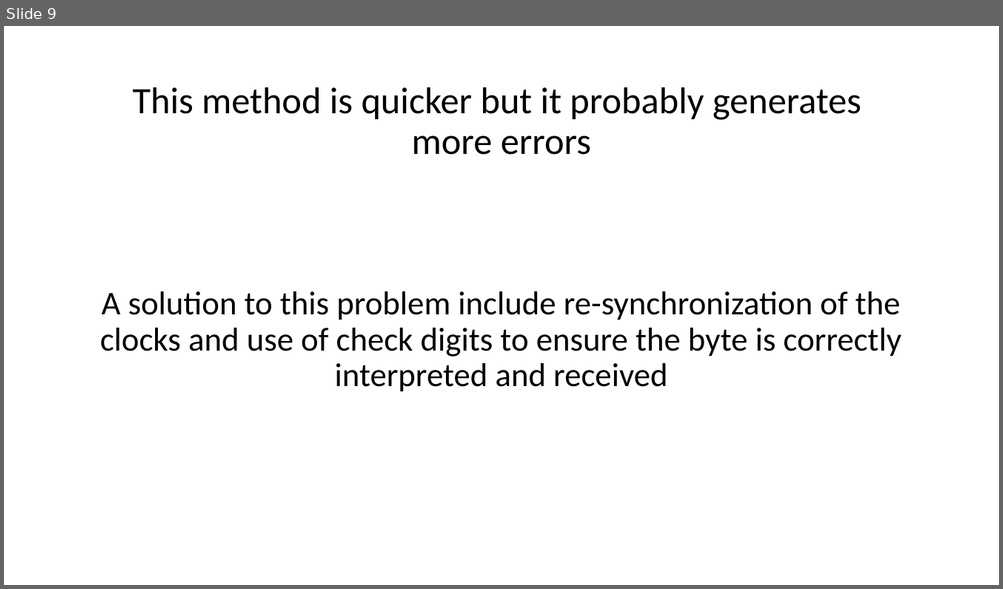
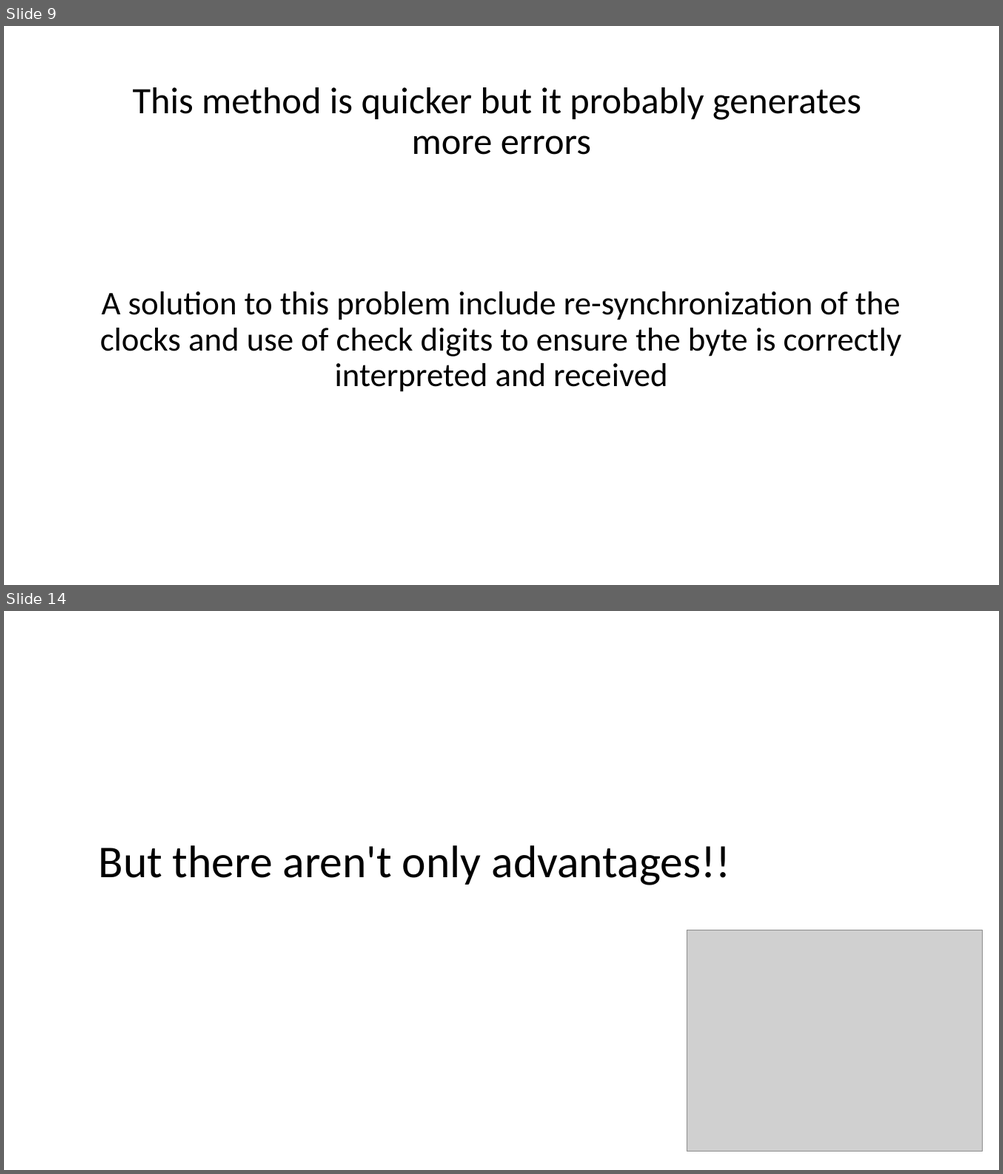
Before and after one commit to fabioZanoncelli/Digital-Communication, a slide deck: digitalCommunication.pptx. Shown one above the other, each under a label of ours: slide 9 before the commit, slides 9 and 14 after it; the slides between them are not shown. The pictures are 1003x589 and 1003x1174 pixels, drawn with LibreOffice and Linux fonts; fonts in the diff are those of the drawing; grey boxes stand for pictures. Boxes give left, top, right and bottom in pixels: in the first picture for what was removed or moved away, otherwise in the second. Text is boxed around its words. In the diff, an @@ line names an element or a change of style, - is before the commit and + after.

```diff
--- a/digitalCommunication.pptx
+++ b/digitalCommunication.pptx
@@ slide 14 added at <box>4,611,999,1170</box>, background #FFFFFF @@
@@ title added at <box>99,846,731,886</box>, 44 pt, text #000000 @@
+But there aren't only advantages!!
@@ picture added at <box>687,931,982,1152</box> @@
```
Also in this commit, not shown: 5 other slides added.
